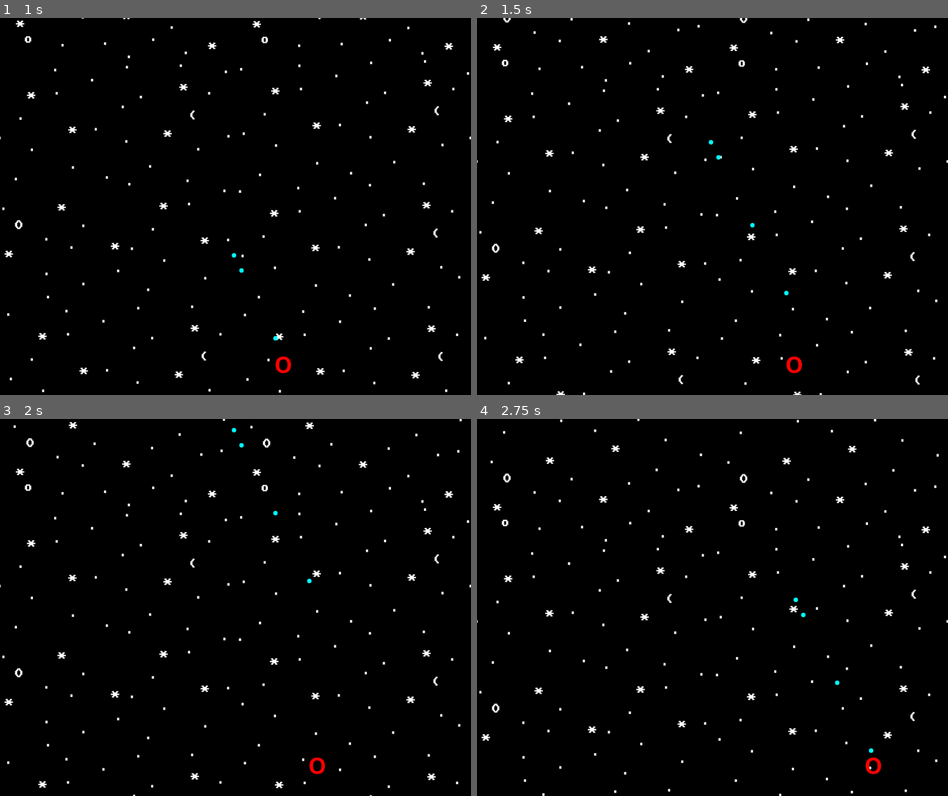
Above: before the commit, frames 1-4 (two rows, left to right).
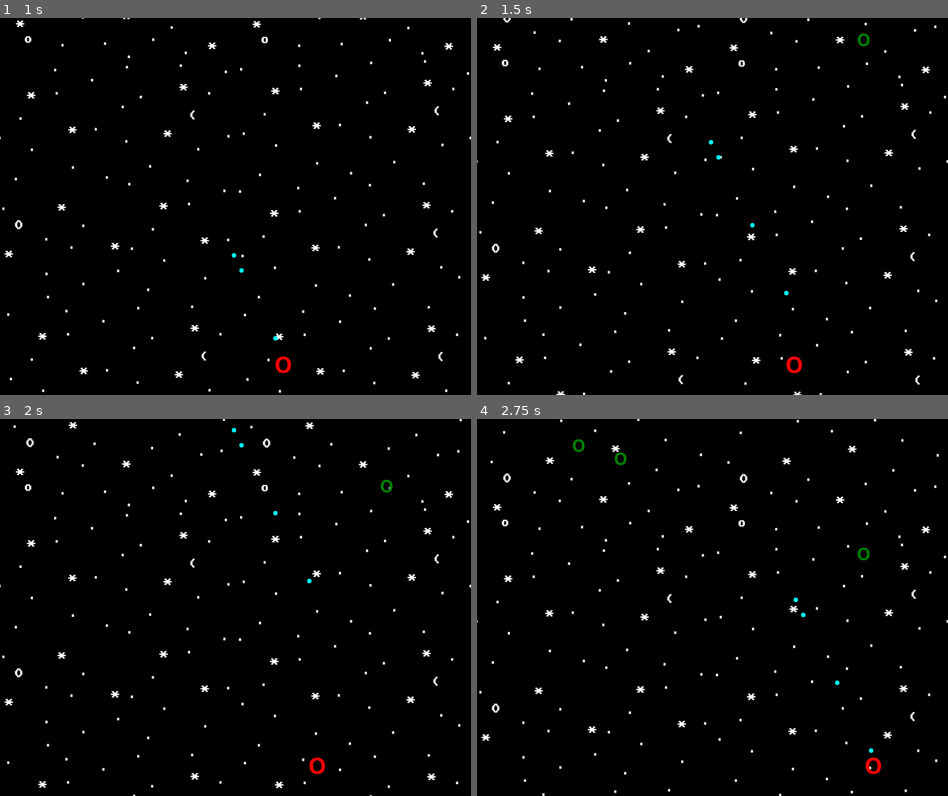
Above: after the commit, the same moments.

Repository: Nopfed/stunning-engine
Game: Godot game, scene res://main.tscn
Same seed, same stepped clock (60 frames per second), same inputs: the game is played once before the commit and once after it.
Inputs (mouse positions are in pixels of both pictures, inside the frame that each line leads up to):
- Up to frame 1 (1 s): move the mouse to (339, 187) at 0.52 s; press the mouse at (339, 187) at 0.53 s; hold D (right) from 0.53 s (still down)
- Up to frame 2 (1.5 s): move the mouse to (618, 225) at 1.27 s; release D (right) at 1.28 s; release the mouse at (618, 225) at 1.28 s; hold S (down) from 1.28 s (still down); click (618, 225) at 1.35 s
- Up to frame 3 (2 s): keep holding S (down)
- Up to frame 4 (2.75 s): move the mouse to (759, 524) at 2.02 s; release S (down) at 2.03 s; press the mouse at (759, 524) at 2.03 s; hold D (right) from 2.03 s (still down)

Frame 1 is identical in both runs. In frame 2, less than 0.1% of the frame differs, in the area x 80-84%, y 4-8%; in frame 3, less than 0.1%; in frame 4, 0.2%, in the area x 20-84%, y 5-38%.

Commit message:
Add enemies

Diff:
--- a/bullet.gd
+++ b/bullet.gd
@@ -1,6 +1,11 @@
 extends CharacterBody2D
 
 var SPEED = 20
+var damage = 1
 
 func _physics_process(delta: float) -> void:
 	position.y = lerp(position.y, position.y - SPEED, 0.4)
+
+
+func die():
+	call_deferred('queue_free')
--- a/bullet.tscn
+++ b/bullet.tscn
@@ -5,7 +5,9 @@
 [sub_resource type="CircleShape2D" id="CircleShape2D_rtl8c"]
 radius = 6.0
 
-[node name="Bullet" type="CharacterBody2D"]
+[node name="Bullet" type="CharacterBody2D" groups=["BULLET"]]
+collision_layer = 2
+collision_mask = 0
 script = ExtResource("1_v7oki")
 
 [node name="Label" type="Label" parent="."]
--- /dev/null
+++ b/enemy.gd
@@ -0,0 +1,37 @@
+extends Area2D
+
+const SPEED = 8
+
+var health = 3
+
+
+func _physics_process(delta: float) -> void:
+	position.y = lerp(position.y, position.y + SPEED, 0.4)
+
+
+func takeDamage(damage: int):
+	# TODO -> Modulate flash white if hit
+	# TODO -> Explode if die
+
+	if health - damage < 0: die()
+	else: health -= damage
+
+
+func die(deathReason: String = 'killed'):
+	# TODO -> Die if hit player
+	# TODO -> if killed by player, add to score, otherwise do nothing
+	call_deferred('queue_free')
+
+
+func _on_body_entered(body: Node2D) -> void:
+	if body.is_in_group('BULLET'):
+		takeDamage(body.damage)
+		body.die()
+
+
+func _on_visible_on_screen_notifier_2d_screen_exited() -> void:
+	$ScreenExitTimer.start(1)
+
+
+func _on_screen_exit_timer_timeout() -> void:
+	die('screen_exit')
--- /dev/null
+++ b/enemy.tscn
@@ -0,0 +1,31 @@
+[gd_scene load_steps=3 format=3 uid="uid://cknvv3qtxf3kl"]
+
+[ext_resource type="Script" uid="uid://dp6yf8bmewqxc" path="res://enemy.gd" id="1_7k104"]
+
+[sub_resource type="CircleShape2D" id="CircleShape2D_7xaro"]
+radius = 15.0
+
+[node name="Enemy" type="Area2D" groups=["ENEMY"]]
+collision_mask = 3
+script = ExtResource("1_7k104")
+
+[node name="CollisionShape2D" type="CollisionShape2D" parent="."]
+shape = SubResource("CircleShape2D_7xaro")
+
+[node name="Label" type="Label" parent="."]
+texture_filter = 1
+offset_left = -15.0
+offset_top = -39.0
+offset_right = 15.0
+offset_bottom = 29.0
+theme_override_colors/font_color = Color(0, 0.501961, 0, 1)
+theme_override_font_sizes/font_size = 49
+text = "o"
+
+[node name="VisibleOnScreenNotifier2D" type="VisibleOnScreenNotifier2D" parent="."]
+
+[node name="ScreenExitTimer" type="Timer" parent="."]
+
+[connection signal="body_entered" from="." to="." method="_on_body_entered"]
+[connection signal="screen_exited" from="VisibleOnScreenNotifier2D" to="." method="_on_visible_on_screen_notifier_2d_screen_exited"]
+[connection signal="timeout" from="ScreenExitTimer" to="." method="_on_screen_exit_timer_timeout"]
--- /dev/null
+++ b/main.gd
@@ -0,0 +1,31 @@
+extends Node2D
+
+@onready var enemyScene = preload("res://enemy.tscn")
+
+const OFFSCREEN_TOP_POSITION = -50
+const SCREEN_WIDTH_BOUNDARY = 50
+
+var screenWidth
+
+
+func _ready() -> void:
+	screenWidth = get_viewport().get_visible_rect().size.x
+
+
+func spawnEnemy():
+	var newEnemy = enemyScene.instantiate()
+	var randomWidthPosition = \
+		randi_range(
+			0 + SCREEN_WIDTH_BOUNDARY,
+			screenWidth - SCREEN_WIDTH_BOUNDARY
+		)
+
+	newEnemy.position = Vector2(randomWidthPosition, OFFSCREEN_TOP_POSITION)
+
+	call_deferred('add_child', newEnemy)
+
+
+func _on_enemy_spawn_timer_timeout() -> void:
+	spawnEnemy()
+	var randomTime: float = randf_range(0, 2)
+	$EnemySpawnTimer.start(randomTime)
--- a/main.tscn
+++ b/main.tscn
@@ -1,9 +1,11 @@
-[gd_scene load_steps=3 format=3 uid="uid://dwmb170o01iqe"]
+[gd_scene load_steps=4 format=3 uid="uid://dwmb170o01iqe"]
 
 [ext_resource type="Texture2D" uid="uid://dm2tgqikq2cys" path="res://space_background.png" id="1_0xm2m"]
+[ext_resource type="Script" uid="uid://c7oio0hae00n8" path="res://main.gd" id="1_h2yge"]
 [ext_resource type="PackedScene" uid="uid://c0qlqd16s2u47" path="res://player.tscn" id="1_ig7tw"]
 
 [node name="Main" type="Node2D"]
+script = ExtResource("1_h2yge")
 
 [node name="Parallax2D" type="Parallax2D" parent="."]
 repeat_size = Vector2(1000, 1000)
@@ -14,13 +16,10 @@
 scale = Vector2(0.5, 0.5)
 texture = ExtResource("1_0xm2m")
 
-[node name="ColorRect" type="ColorRect" parent="."]
-visible = false
-offset_left = -14.0
-offset_top = -12.0
-offset_right = 1014.0
-offset_bottom = 817.0
-color = Color(0, 0, 0, 1)
-
 [node name="Player" parent="." instance=ExtResource("1_ig7tw")]
 position = Vector2(493, 756)
+
+[node name="EnemySpawnTimer" type="Timer" parent="."]
+autostart = true
+
+[connection signal="timeout" from="EnemySpawnTimer" to="." method="_on_enemy_spawn_timer_timeout"]
--- a/player.gd
+++ b/player.gd
@@ -10,8 +10,13 @@
 var canShoot: bool
 var screenWidth
 var screenHeight
+var damage: int = 1
 
 var topWall = 100
+
+# TODO -> Add healthbar
+# TODO -> Take damage if hit by enemy
+# TODO -> Move slower if took damage/lost a wing
 
 
 func _ready() -> void:
@@ -46,10 +51,12 @@
 
 func shoot():
 	# TODO -> fix irregular double shoots
+	# TODO -> Add shoot sound
 
 	var newBullet = bulletScene.instantiate()
 
 	newBullet.position = position + SHOOT_POSITION
+	newBullet.damage = damage
 
 	get_parent().call_deferred("add_child", newBullet)
 
--- a/player.tscn
+++ b/player.tscn
@@ -5,7 +5,7 @@
 [sub_resource type="CircleShape2D" id="CircleShape2D_sh265"]
 radius = 21.0238
 
-[node name="Player" type="CharacterBody2D"]
+[node name="Player" type="CharacterBody2D" groups=["PLAYER"]]
 script = ExtResource("1_4flbx")
 
 [node name="Label" type="Label" parent="."]
--- a/project.godot
+++ b/project.godot
@@ -19,6 +19,12 @@
 
 window/size/viewport_width=1000
 window/size/viewport_height=800
+
+[global_group]
+
+BULLET=""
+PLAYER=""
+ENEMY=""
 
 [input]
 
Not shown, added: enemy.gd.uid
Not shown, added: main.gd.uid
